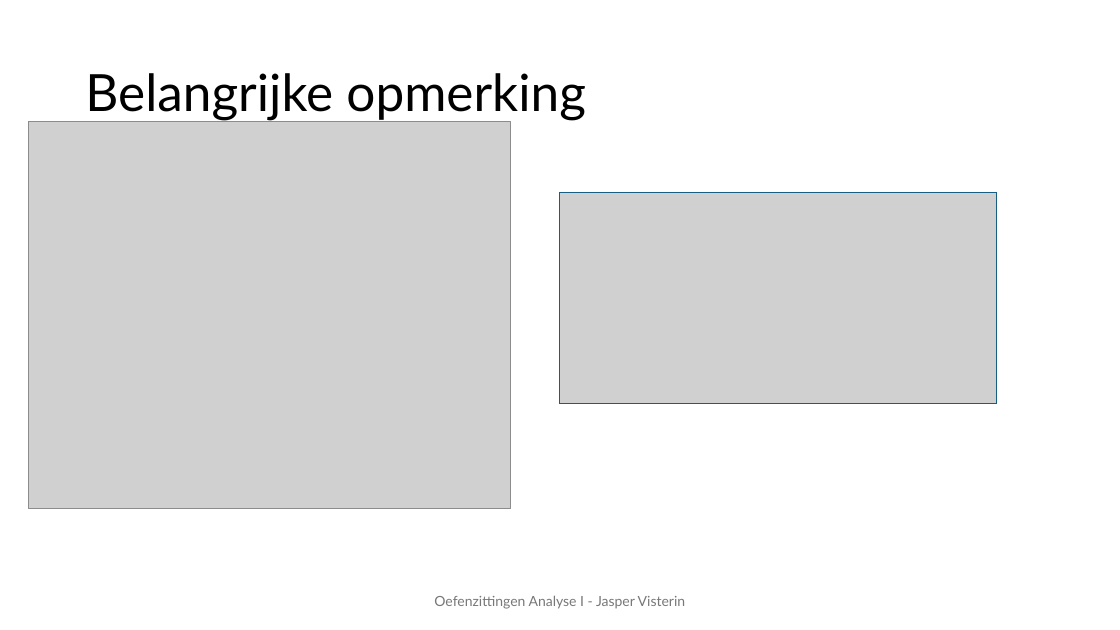
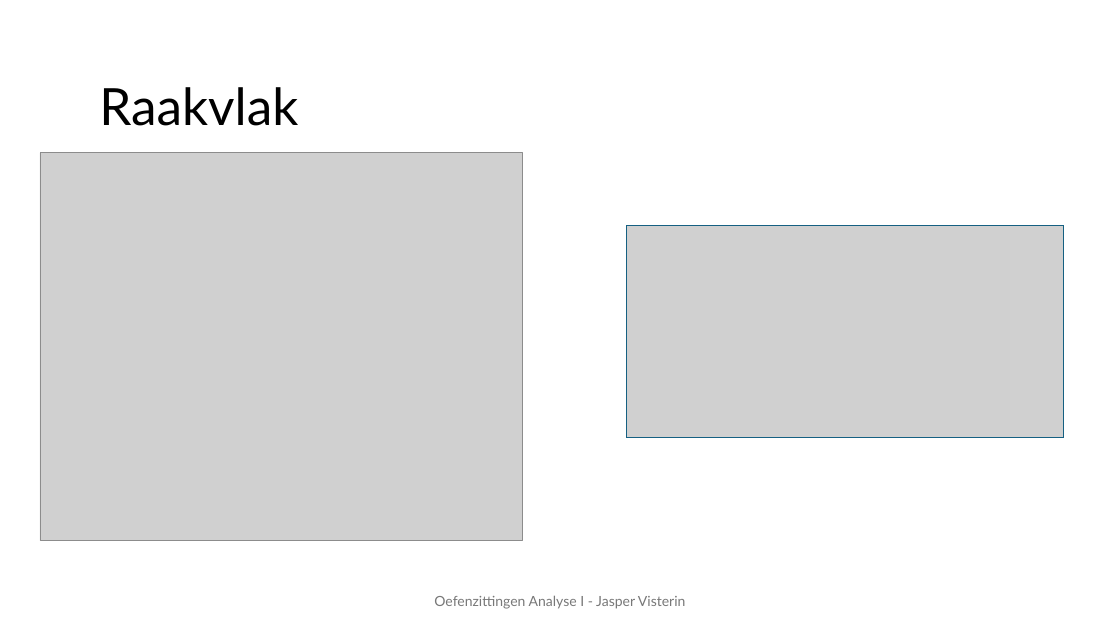
Before and after one commit to JasperVisterin/JasperVisterin.github.io, a slide deck: slide 12 of files/Oefenzitting 5.pptx. Drawn at 1120x630 pixels with LibreOffice and Linux fonts; fonts in the diff are those of the drawing; grey boxes stand for pictures. Boxes give left, top, right and bottom in pixels: in the first picture for what was removed or moved away, otherwise in the second. Text is boxed around its words. In the diff, an @@ line names an element or a change of style, - is before the commit and + after.

```diff
--- a/files/Oefenzitting 5.pptx
+++ b/files/Oefenzitting 5.pptx
@@ title removed at [85,73,586,120] @@
-Belangrijke opmerking
@@ text added at [99,87,298,126], 44 pt, text #000000 @@
+Raakvlak
@@ picture: place and size @@
-picture at [29,121,511,509]
+picture at [40,153,523,541]
@@ picture: place and size @@
-picture at [560,192,997,403]
+picture at [627,226,1064,437]
```
Also in this commit, not shown: 9 slides added.
